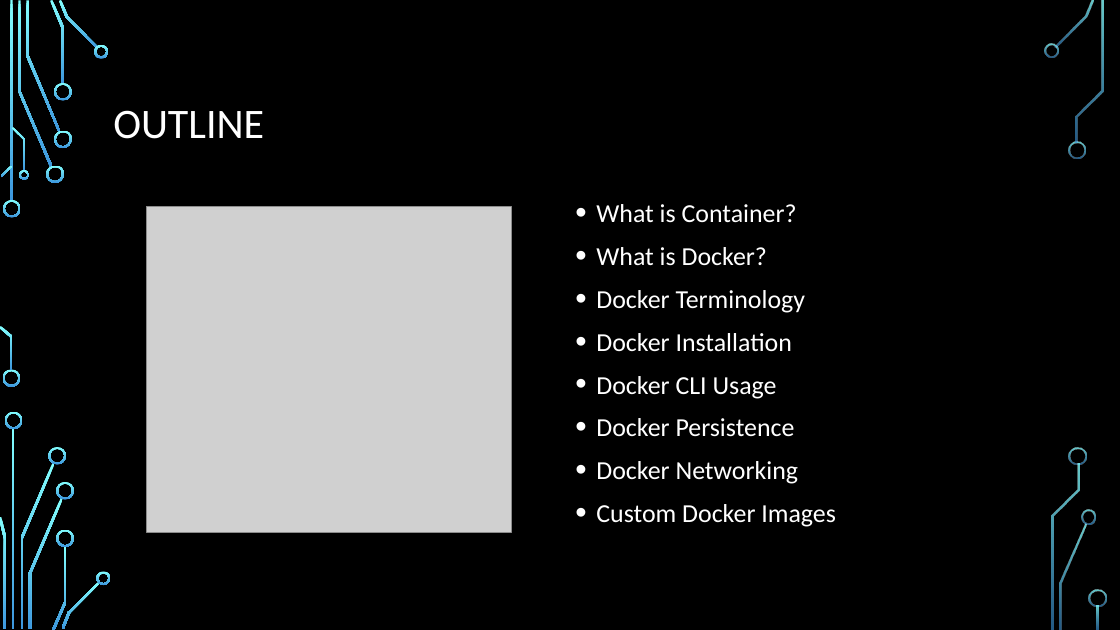
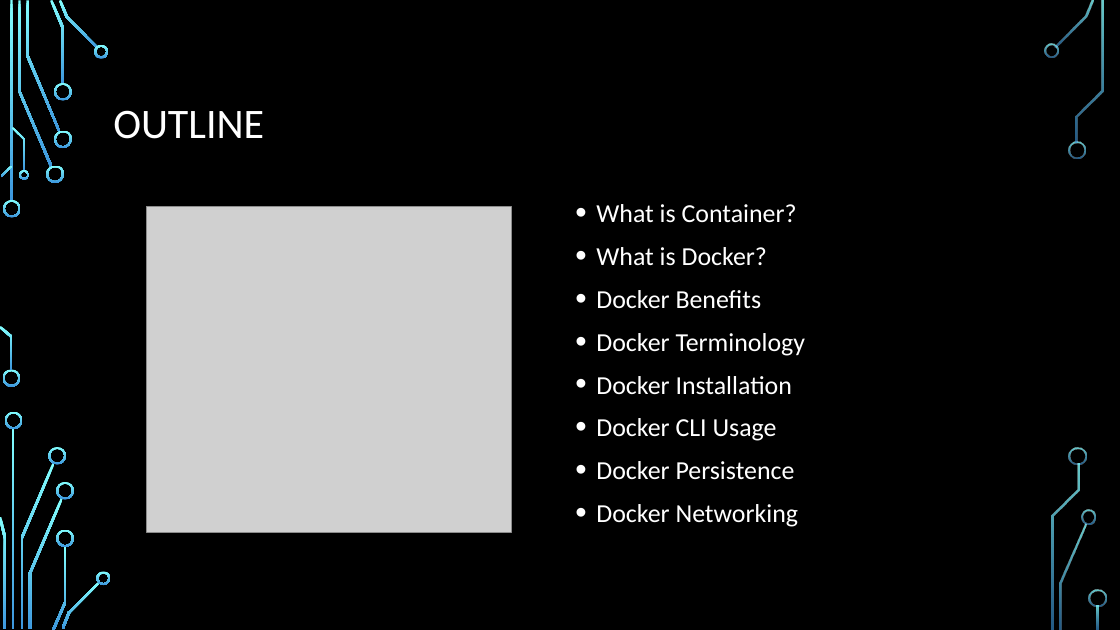
Before and after one commit to serdarmumcu/dockertraining, a slide deck: slide 2 of DOCKER 101.pptx. Drawn at 1120x630 pixels with LibreOffice and Linux fonts; fonts in the diff are those of the drawing; grey boxes stand for pictures; background and template pictures are left out. Boxes give left, top, right and bottom in pixels: in the first picture for what was removed or moved away, otherwise in the second. Text is boxed around its words. In the diff, an @@ line names an element or a change of style, - is before the commit and + after.

```diff
--- a/DOCKER 101.pptx
+++ b/DOCKER 101.pptx
@@ text at (x1=596, y1=290, x2=762, y2=308): paragraph added @@
+• Docker Benefits
@@ text at (x1=596, y1=504, x2=836, y2=527): paragraph removed @@
-• Custom Docker Images
```
Also in this commit, not shown: 8 other slides changed, 2 slides added.
